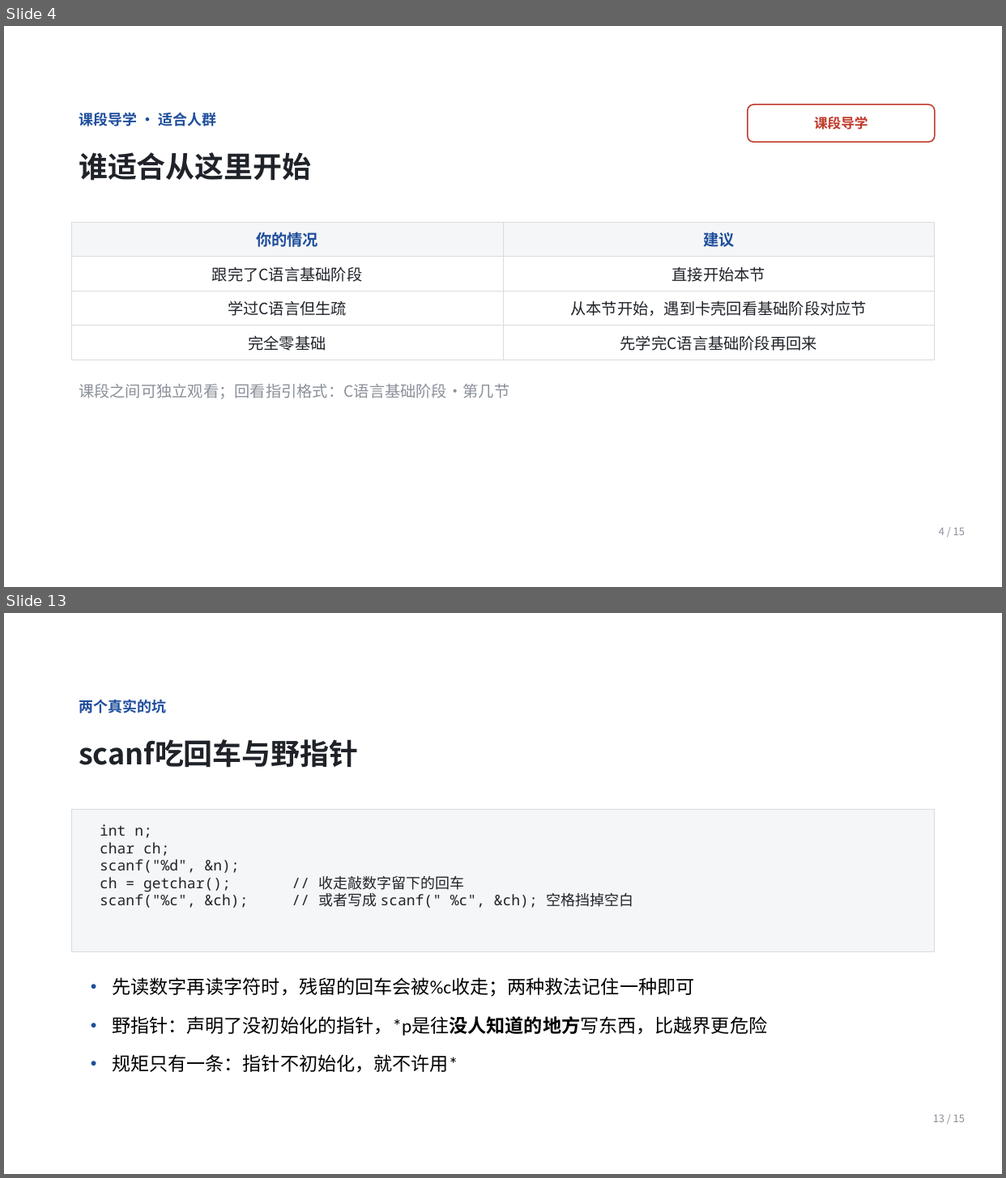
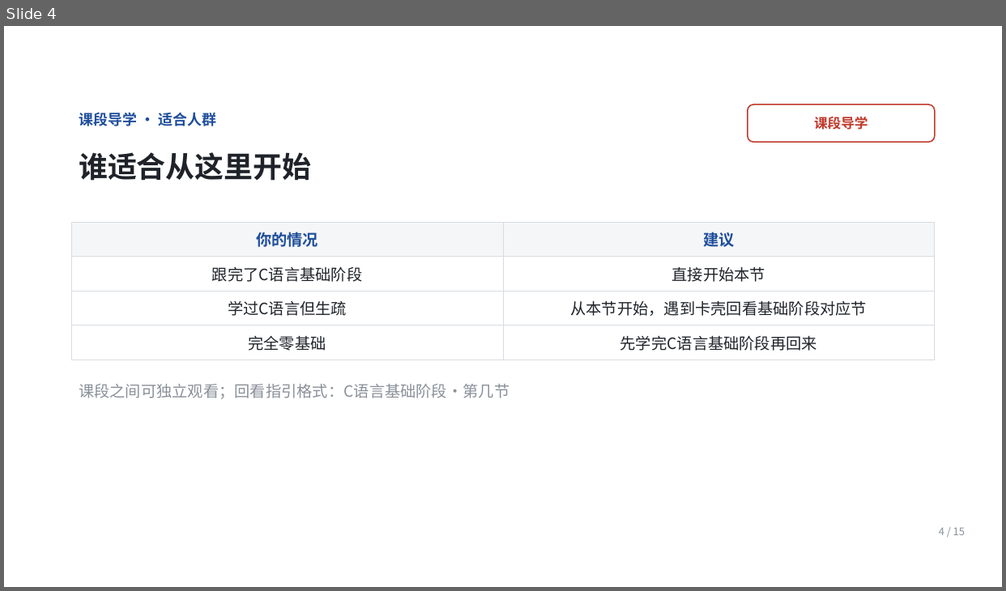
Before and after one commit to Ctrl1CandV/SpecialtyCourses, a slide deck: 课件/C1/C1-B-01/C1-B-01.pptx. Shown one above the other, each under a label of ours: slides 4 and 13 before the commit, slide 4 after it; the slides between them are not shown. The pictures are 1006x1178 and 1006x591 pixels, drawn with LibreOffice and Linux fonts; fonts in the diff are those of the drawing; background and template pictures are left out. Boxes give left, top, right and bottom in pixels: in the first picture for what was removed or moved away, otherwise in the second. Text is boxed around its words. In the diff, an @@ line names an element or a change of style, - is before the commit and + after.

```diff
--- a/课件/C1/C1-B-01/C1-B-01.pptx
+++ b/课件/C1/C1-B-01/C1-B-01.pptx
@@ slide 13 removed at [4, 613, 1002, 1174], background picture (left out) @@
@@ text removed at [79, 699, 166, 713] @@
-两个真实的坑
@@ text removed at [79, 739, 358, 768] @@
-scanf吃回车与野指针
@@ rectangle removed at [71, 809, 935, 952] @@
@@ text removed at [100, 824, 634, 908] @@
-int n;
-char ch;
-scanf("%d", &n);
-ch = getchar(); // 收走敲数字留下的回车
-scanf("%c", &ch); // 或者写成 scanf(" %c", &ch); 空格挡掉空白
@@ text removed at [112, 977, 694, 997] @@
-• 先读数字再读字符时，残留的回车会被%c收走；两种救法记住一种即可
@@ text removed at [112, 1016, 767, 1036] @@
-• 野指针：声明了没初始化的指针，*p是往没人知道的地方写东西，比越界更危险
@@ text removed at [112, 1054, 458, 1073] @@
-• 规矩只有一条：指针不初始化，就不许用*
@@ text removed at [933, 1114, 965, 1122] @@
-13 / 15
```
Also in this commit, not shown: 10 slides changed, 4 slides added, 3 other slides removed, 29 other files.
